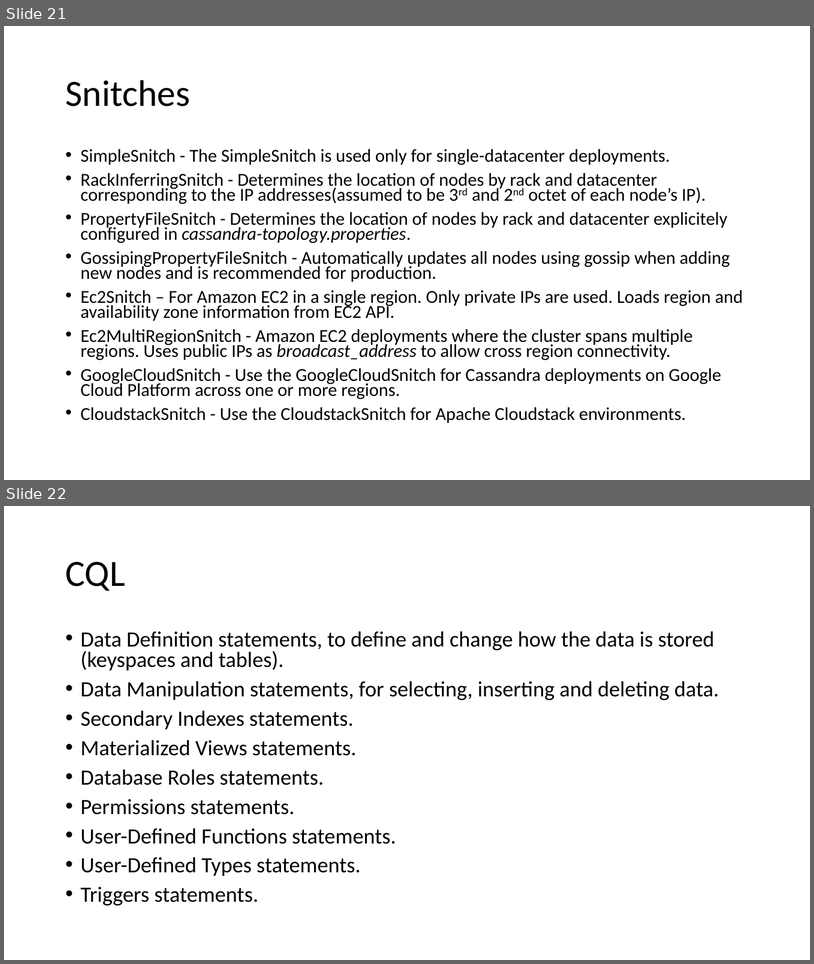
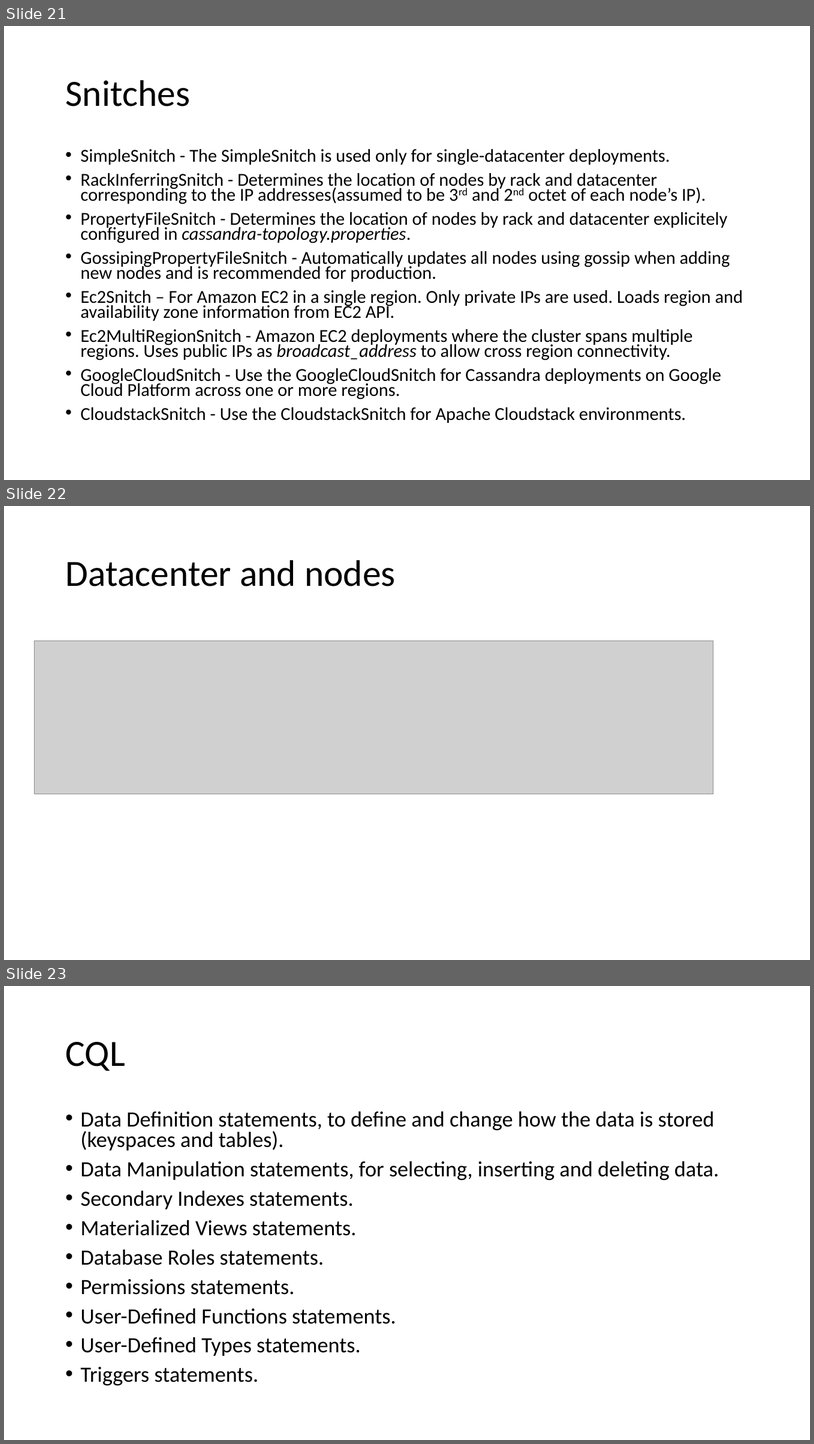
Before and after one commit to rhythmdd/cs3600, a slide deck: Presentation 1 (1).pptx. Shown one above the other, each under a label of ours: slides 21 and 22 before the commit, slides 21, 22 and 23 after it. The pictures are 814x964 and 814x1444 pixels, drawn with LibreOffice and Linux fonts; fonts in the diff are those of the drawing; grey boxes stand for pictures. Boxes give left, top, right and bottom in pixels: in the first picture for what was removed or moved away, otherwise in the second. Text is boxed around its words. In the diff, an @@ line names an element or a change of style, - is before the commit and + after.

```diff
--- a/Presentation 1 (1).pptx
+++ b/Presentation 1 (1).pptx
@@ slide 22 added at [4,506,810,960], background #FFFFFF @@
@@ title added at [65,560,396,586], 44 pt, text #000000 @@
+Datacenter and nodes
@@ picture added at [34,640,714,793] @@
@@ what was slide 22 is now slide 23 @@
```
Also in this commit, not shown: 2 slides changed, 3 other slides added.
